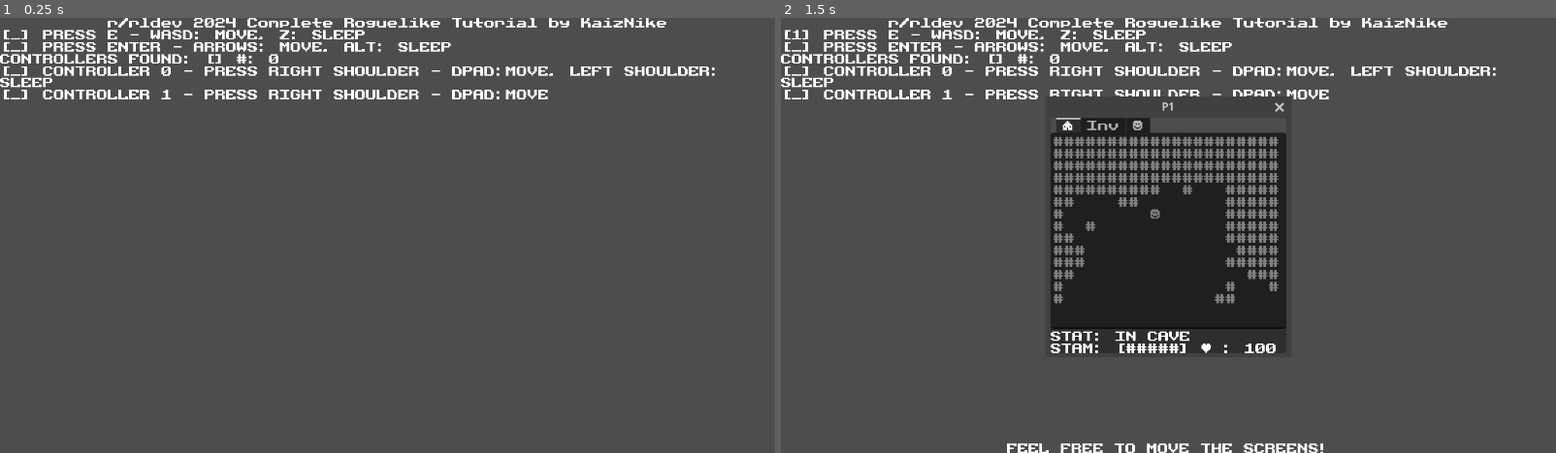
Above: before the commit, frames 1-2 (left to right).
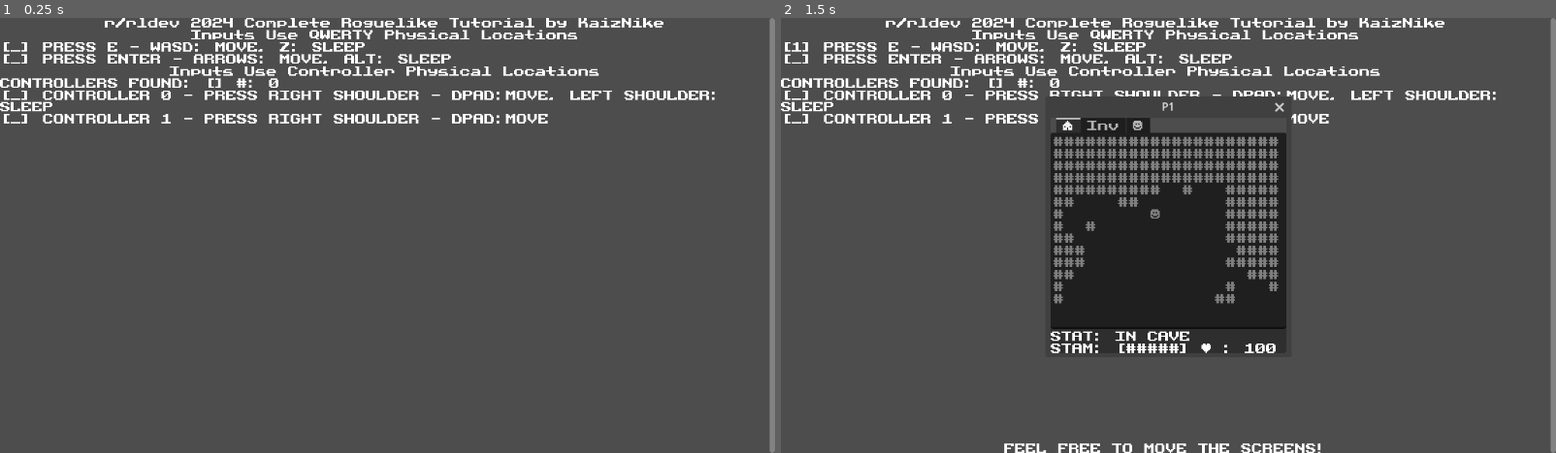
Above: after the commit, the same moments.

Repository: KaizNike/rlreddit-roguelike-tutorial-project-by-KN
Game: Godot game, scene res://src/game.tscn
The game is run twice, just before and just after one commit, with the same random seed, the same clock (stepped at 60 frames per second) and the same inputs.
Inputs:
- Up to frame 1 (0.25 s): no input
- Up to frame 2 (1.5 s): tap E (k1_interact) at 0.5, 1.25, 1.35 s; hold Space (start) 0.53-1.28 s

The runs differ from the first frame. In frame 1, 6.5% of the frame differs, in the area x 0-100%, y 0-100%; in frame 2, 6.6%.

Commit message:
Fixes back to normal
- FPS to 120
- Some clarification to Input, (tried a more complicated fix but didn't like it.)

Diff:
--- a/Multiplayer RL - RLReddit Project/project.godot
+++ b/Multiplayer RL - RLReddit Project/project.godot
@@ -13,7 +13,7 @@
 config/name="Multiplayer RL - RLReddit Project 2024"
 run/main_scene="res://src/game.tscn"
 config/features=PackedStringArray("4.2", "GL Compatibility")
-run/max_fps=7
+run/max_fps=120
 config/icon="res://icon.svg"
 
 [autoload]
--- a/Multiplayer RL - RLReddit Project/src/game.gd
+++ b/Multiplayer RL - RLReddit Project/src/game.gd
@@ -1,4 +1,8 @@
 extends Node
+
+# BUGS TO FIX:
+## 1. input not clear on different keyboards
+## 2. Input on players mapped to framerate which is maxxed at 6, which is weird
 
 var players = 0
 var controllers = []
@@ -8,7 +12,12 @@
 @export var player = PackedScene.new()
 # Called when the node enters the scene tree for the first time.
 func _ready():
-	$GameUI/VBoxContainer/Continue.visible = false
+	%Continue.visible = false
+	#var inputs = ['k1','k2','c1','c2']
+	var inputs = ["k1"]
+	for input in inputs:
+		set_up_player_labels(input)
+	#$GameUI/VBoxContainer/Continue
 	pass # Replace with function body.
 
 
@@ -39,12 +48,30 @@
 		pass
 	# ADD C2 - Controller 1
 	if players > 0:
-		$GameUI/VBoxContainer/Continue.visible = true
+		%Continue.visible = true
 		ready_to_play = true
 	if ready_to_play and not started and event.is_action_pressed("start"):
+		started = true
 		start()
-		started = true
-		$GameUI/VBoxContainer/Continue.text = "FEEL FREE TO MOVE THE SCREENS!"
+		%Continue.text = "FEEL FREE TO MOVE THE SCREENS!"
+
+
+func set_up_player_labels(player:String):
+	var text = "[_] PRESS "
+	if player.contains("c"):
+		print("Controller")
+		text = "[_] CONTROLLER " + str(int(player[1])+1) + " - PRESS RIGHT SHOULDER - DPAD:MOVE, LEFT SHOULDER: SLEEP"
+		match player:
+			"c1":
+				%P3C1.text = text
+			"c2":
+				%P4C2.text = text
+		return
+	var inputs = [player+"_interact",player+"_move_n",player+"_move_w",player+"_move_e",player+"_sleep"]
+	for input in inputs:
+		var check = InputMap.action_get_events(input)
+		check = check[0].as_text()
+		print(check)
 
 
 func start():
--- a/Multiplayer RL - RLReddit Project/src/game.tscn
+++ b/Multiplayer RL - RLReddit Project/src/game.tscn
@@ -18,56 +18,76 @@
 grow_vertical = 2
 theme = ExtResource("1_jlhdp")
 
-[node name="VBoxContainer" type="VBoxContainer" parent="GameUI"]
+[node name="ScrollContainer" type="ScrollContainer" parent="GameUI"]
 layout_mode = 1
 anchors_preset = 15
 anchor_right = 1.0
 anchor_bottom = 1.0
 grow_horizontal = 2
 grow_vertical = 2
+vertical_scroll_mode = 2
 
-[node name="Label" type="Label" parent="GameUI/VBoxContainer"]
+[node name="VSplitContainer" type="VSplitContainer" parent="GameUI/ScrollContainer"]
+layout_mode = 2
+size_flags_horizontal = 3
+size_flags_vertical = 3
+
+[node name="VBoxContainer" type="VBoxContainer" parent="GameUI/ScrollContainer/VSplitContainer"]
+layout_mode = 2
+
+[node name="Label" type="Label" parent="GameUI/ScrollContainer/VSplitContainer/VBoxContainer"]
 layout_mode = 2
 text = "r/rldev 2024 Complete Roguelike Tutorial by KaizNike"
 horizontal_alignment = 1
 
-[node name="P1K1" type="Label" parent="GameUI/VBoxContainer"]
+[node name="InputsHelp" type="Label" parent="GameUI/ScrollContainer/VSplitContainer/VBoxContainer"]
+layout_mode = 2
+text = "Inputs Use QWERTY Physical Locations"
+horizontal_alignment = 1
+
+[node name="P1K1" type="Label" parent="GameUI/ScrollContainer/VSplitContainer/VBoxContainer"]
 unique_name_in_owner = true
 custom_minimum_size = Vector2(100, 0)
 layout_mode = 2
 text = "[_] PRESS E - WASD: MOVE, Z: SLEEP"
 autowrap_mode = 2
 
-[node name="P2K2" type="Label" parent="GameUI/VBoxContainer"]
+[node name="P2K2" type="Label" parent="GameUI/ScrollContainer/VSplitContainer/VBoxContainer"]
 unique_name_in_owner = true
 custom_minimum_size = Vector2(100, 0)
 layout_mode = 2
 text = "[_] PRESS ENTER - ARROWS: MOVE, ALT: SLEEP"
 autowrap_mode = 2
 
-[node name="LabelControllers" type="Label" parent="GameUI/VBoxContainer"]
+[node name="InputsHelp2" type="Label" parent="GameUI/ScrollContainer/VSplitContainer/VBoxContainer"]
+layout_mode = 2
+text = "Inputs Use Controller Physical Locations"
+horizontal_alignment = 1
+
+[node name="LabelControllers" type="Label" parent="GameUI/ScrollContainer/VSplitContainer/VBoxContainer"]
 layout_mode = 2
 script = ExtResource("3_l6i41")
 
-[node name="P3C1" type="Label" parent="GameUI/VBoxContainer"]
+[node name="P3C1" type="Label" parent="GameUI/ScrollContainer/VSplitContainer/VBoxContainer"]
 unique_name_in_owner = true
 custom_minimum_size = Vector2(100, 0)
 layout_mode = 2
 text = "[_] CONTROLLER 0 - PRESS RIGHT SHOULDER - DPAD:MOVE, LEFT SHOULDER: SLEEP"
 autowrap_mode = 2
 
-[node name="P4C2" type="Label" parent="GameUI/VBoxContainer"]
+[node name="P4C2" type="Label" parent="GameUI/ScrollContainer/VSplitContainer/VBoxContainer"]
 unique_name_in_owner = true
 custom_minimum_size = Vector2(100, 0)
 layout_mode = 2
 text = "[_] CONTROLLER 1 - PRESS RIGHT SHOULDER - DPAD:MOVE"
 autowrap_mode = 2
 
-[node name="Spacer" type="Control" parent="GameUI/VBoxContainer"]
+[node name="Spacer" type="Control" parent="GameUI/ScrollContainer/VSplitContainer/VBoxContainer"]
 layout_mode = 2
 size_flags_vertical = 3
 
-[node name="Continue" type="Label" parent="GameUI/VBoxContainer"]
+[node name="Continue" type="Label" parent="GameUI/ScrollContainer/VSplitContainer/VBoxContainer"]
+unique_name_in_owner = true
 layout_mode = 2
 text = "PRESS SPACEBAR OR START TO CONTINUE"
 horizontal_alignment = 1
--- a/Multiplayer RL - RLReddit Project/src/globals/turnManager.gd
+++ b/Multiplayer RL - RLReddit Project/src/globals/turnManager.gd
@@ -68,7 +68,8 @@
 		a[start.y][start.x] = " "
 		var dir = Vector2.ZERO
 		if step % portion == 0:
-			seeds.append(start)
+			if start not in seeds:
+				seeds.append(start)
 		dir.x = (randi() % 3) - 1
 		if dir.x == 0:
 			dir.y = (randi() % 3) - 1
--- a/Multiplayer RL - RLReddit Project/src/player.gd
+++ b/Multiplayer RL - RLReddit Project/src/player.gd
@@ -37,8 +37,7 @@
 	pass # Replace with function body.
 
 
-# Called every frame. 'delta' is the elapsed time since the previous frame.
-func _process(delta):
+func _input(event):
 	var dir = Input.get_vector(playerController+"_move_w",playerController+"_move_e",playerController+"_move_n",playerController+"_move_s")
 	var wait = Input.is_action_pressed(playerController+"_sleep")
 	var tab_dir = int(Input.is_action_pressed(playerController+"_tab_right")) - int(Input.is_action_pressed(playerController+"_tab_left"))
@@ -68,7 +67,14 @@
 				stam += 1
 				stam = clamp(stam,0,5)
 				write_stat2()
-			return
+
+
+func input_deferred(event):
+	pass
+
+# Called every frame. 'delta' is the elapsed time since the previous frame.
+func _process(_delta):
+	pass
 
 
 func check_input():
